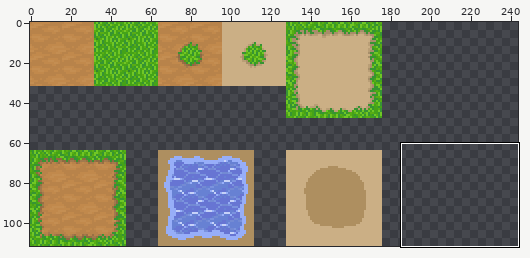
A sprite sheet gets an edit: BlacksmithingRPGGodot/Assets/Sprites/BlacksmithRPGTileSetUpdated.png. The first picture is a wide view before the edit; the outline marks the close-up.
Close-up. Before the edit:
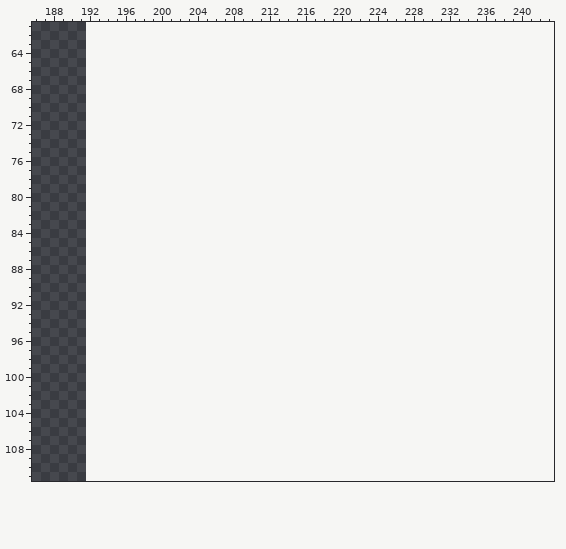
The file is 192x112 pixels. Colours within 5 levels of each other are drawn and written as one. Shown: x 186..243, y 61..111. The old version is drawn lined up with the new one, on the new canvas. The wide view leaves out empty margins. The commit also changed other parts of the picture, which this record leaves out.
Palette (. is transparent): 
Pixels before (only the part around the change), first column x 188:
 61 ........................................................
 62 ........................................................
 63 ........................................................
 64 ........................................................
 65 ........................................................
 66 ........................................................
 67 ........................................................
 68 ........................................................
 69 ........................................................
 70 ........................................................
 71 ........................................................
 72 ........................................................
 73 ........................................................
 74 ........................................................
 75 ........................................................
 76 ........................................................
 77 ........................................................
 78 ........................................................
 79 ........................................................
 80 ........................................................
 81 ........................................................
 82 ........................................................
 83 ........................................................
 84 ........................................................
 85 ........................................................
 86 ........................................................
 87 ........................................................
 88 ........................................................
 89 ........................................................
 90 ........................................................
 91 ........................................................
 92 ........................................................
 93 ........................................................
 94 ........................................................
 95 ........................................................
 96 ........................................................
 97 ........................................................
 98 ........................................................
 99 ........................................................
100 ........................................................
101 ........................................................
102 ........................................................
103 ........................................................
104 ........................................................
105 ........................................................
106 ........................................................
107 ........................................................
108 ........................................................
109 ........................................................
110 ........................................................
111 ........................................................
Now the later version:
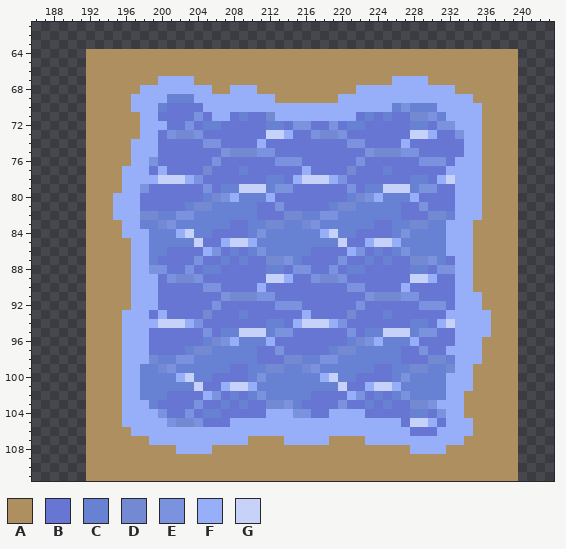
Colours new in this view: A #ae8f60  B #6775d3  C #6781d3  D #738ad3  E #7b93de  F #97aef8  G #c6d2f8
Diff:
canvas 192x112 -> 256x112
Changed rows in their new state; - is an unchanged pixel.
first column x 192:
 64 AAAAAAAAAAAAAAAAAAAAAAAAAAAAAAAAAAAAAAAAAAAAAAAA
 65 AAAAAAAAAAAAAAAAAAAAAAAAAAAAAAAAAAAAAAAAAAAAAAAA
 66 AAAAAAAAAAAAAAAAAAAAAAAAAAAAAAAAAAAAAAAAAAAAAAAA
 67 AAAAAAAAFFFFAAAAAAAAAAAAAAAAAAAAAAFFFFAAAAAAAAAA
 68 AAAAAAFFFFFFFFAAFFFAAAAAAAAAAAFFFFFFFFFFFAAAAAAA
 69 AAAAAFFFFCCCFFFFFFFFFAAAAAAAFFFFFFFFFFFFFFFAAAAA
 70 AAAAAFFFCBBBBFFFFFFFFFFFFFFFFFFFFFCECCCFFFFFAAAA
 71 AAAAAAFFBBBBEBFFBCBBDFFFFFFFFFBCBCBBDDECFFFFAAAA
 72 AAAAAAFFFBBEBCCBBBBBCCBEEBBEBCCBBBBBCCBEEFFFAAAA
 73 AAAAAAFFBEDDEBBBBBBBGGFBBEDDEBBBBBBBGGFBBEFFAAAA
 74 AAAAAFFFBBBBBEEBBBBFBBBBBBBBBEEBBBBFBBBBBBFFAAAA
 75 AAAAAFFFBBBBBBBEDDDEEBBBBBBBBBBEDDDEEBBBBBFFAAAA
 76 AAAAAFFEBBBBBBEBBBBBBEEEBBBBBBEBBBBBBEEEBFFFAAAA
 77 AAAAFFFBFBBBBDBBBCBBBBBBFBBBBDBBBCBBBBBBFFFFAAAA
 78 AAAAFFFFGGGFEBBBBBBBCCBFGGGFEBBBBBBBCCBFGFFFAAAA
 79 AAAAFFEBBBBBBEBCCGGGCEEBBBBBBEBCCGGGCEEBBFFFAAAA
 80 AAAFFFBBBBBBBCDEFCCCFBBBBBBBBCDEFCCCFBBBBFFFAAAA
 81 AAAFFFBBBBBCDDCCCCCBBEBBBBBCDDCCCCCBBEBBBFFFAAAA
 82 AAAFFFDDCCEECCCCCCCBBBDDCCEECCCCCCCBBBDDCFFFAAAA
 83 AAAAFFCCDECCCCCCBBCCDDCCDECCCCCCBBCCDDCCFFFAAAAA
 84 AAAAFFFCCCFGCCBBBBCECCCCCCFGCCBBBBCECCCCFFFAAAAA
 85 AAAAAFFCCCCCGBBFGGFCCCCCCCCCGBBFGGFCCCCCFFFAAAAA
 86 AAAAAFFCCBBBBFEBCBCECCCCCBBBBFEBCBCECCCCFFFAAAAA
 87 AAAAAFFCBBBBEBBCBCBBDDECBBBBEBBCBCBBDDECBFFAAAAA
 88 AAAAAFFEEBBEBCCBBBBBCCBEEBBEBCCBBBBBCCBEEFFAAAAA
 89 AAAAAFFFBEDDEBBBBBBBGGFBBEDDEBBBBBBBGGFBBFFAAAAA
 90 AAAAAFFFBBBBBEEBBBBFBBBBBBBBBEEBBBBFBBBBBFFAAAAA
 91 AAAAAFFFBBBBBBBEDDDEEBBBBBBBBBBEDDDEEBBBBFFFAAAA
 92 AAAAAFFFBBBBBBEBBBBBBEEEBBBBBBEBBBBBBEEEBFFFAAAA
 93 AAAAFFFBFBBBBDBBBCBBBBBBFBBBBDBBBCBBBBBBFFFFFAAA
 94 AAAAFFFFGGGFEBBBBBBBCCBFGGGFEBBBBBBBCCBFGFFFFAAA
 95 AAAAFFFBBBBBBEBCCGGGCEEBBBBBBEBCCGGGCEEBBFFFFAAA
 96 AAAAFFFBBBBBBCDEFCCCFBBBBBBBBCDEFCCCFBBBBFFFAAAA
 97 AAAAFFFBBBBCDDCCCCCBBEBBBBBCDDCCCCCBBEBBFFFFAAAA
 98 AAAAFFFDCCEECCCCCCCBBBDDCCEECCCCCCCBBBDDCFFFAAAA
 99 AAAAFFCCDECCCCCCBBCCDDCCDECCCCCCBBCCDDCCDFFAAAAA
100 AAAAFFCCCCFGCCBBBBCECCCCCCFGCCBBBBCECCCCFFFAAAAA
101 AAAAFFCCCCCCGBBFGGFCCCCCCCCCGBBFGGFCCCCCFFFAAAAA
102 AAAAFFCCCBBBBFEBCBCECCCCCBBBBFEBCBCECCCCFFAAAAAA
103 AAAAFFFCBBBBEBBCBCBBDDECBBBBEBBCBCBBDDEFFFAAAAAA
104 AAAAFFFFEBBEBCCBBBBBFFFEEBBFFFFBBBBBCCBEFFAAAAAA
105 AAAAFFFFFEDDEBBBFFFFFFFFFFFFFFFFFFFBGGFBFFFAAAAA
106 AAAAAFFFFFFFFFFFFFFFFFFFFFFFFFFFFFFFBBBFFFFAAAAA
107 AAAAAAAFFFFFFFFFFFAAAAFFFFFAAAAFFFFFFFFFFFAAAAAA
108 AAAAAAAAAAFFFFAAAAAAAAAAAAAAAAAAAAAAFFFFAAAAAAAA
109 AAAAAAAAAAAAAAAAAAAAAAAAAAAAAAAAAAAAAAAAAAAAAAAA
110 AAAAAAAAAAAAAAAAAAAAAAAAAAAAAAAAAAAAAAAAAAAAAAAA
111 AAAAAAAAAAAAAAAAAAAAAAAAAAAAAAAAAAAAAAAAAAAAAAAA
